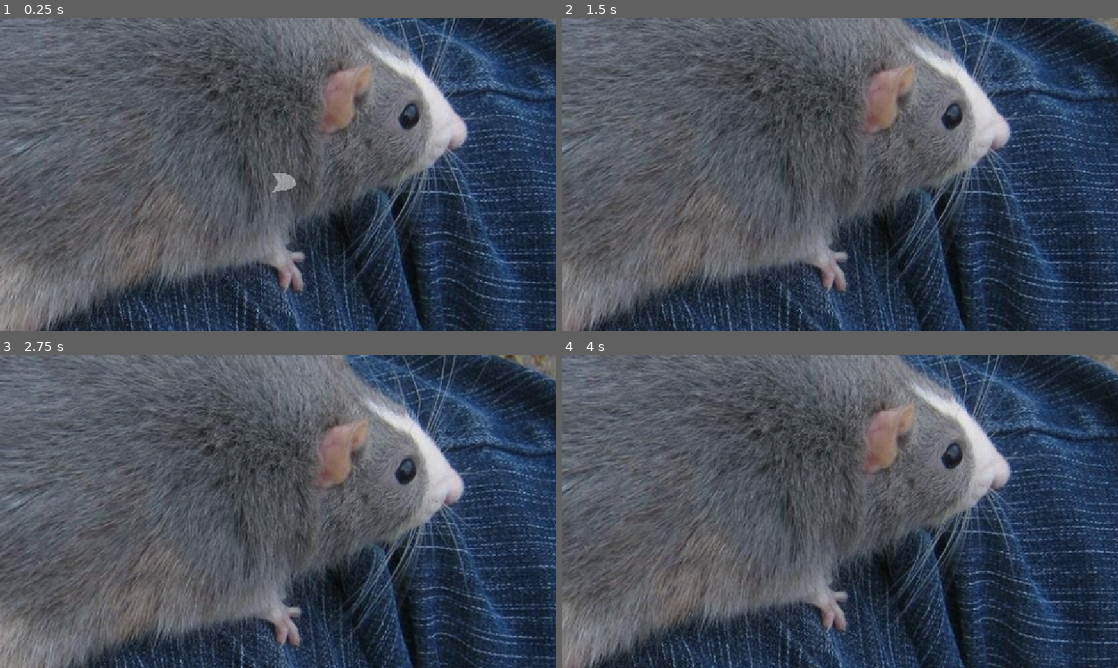
Above: before the commit, frames 1-4 (two rows, left to right).
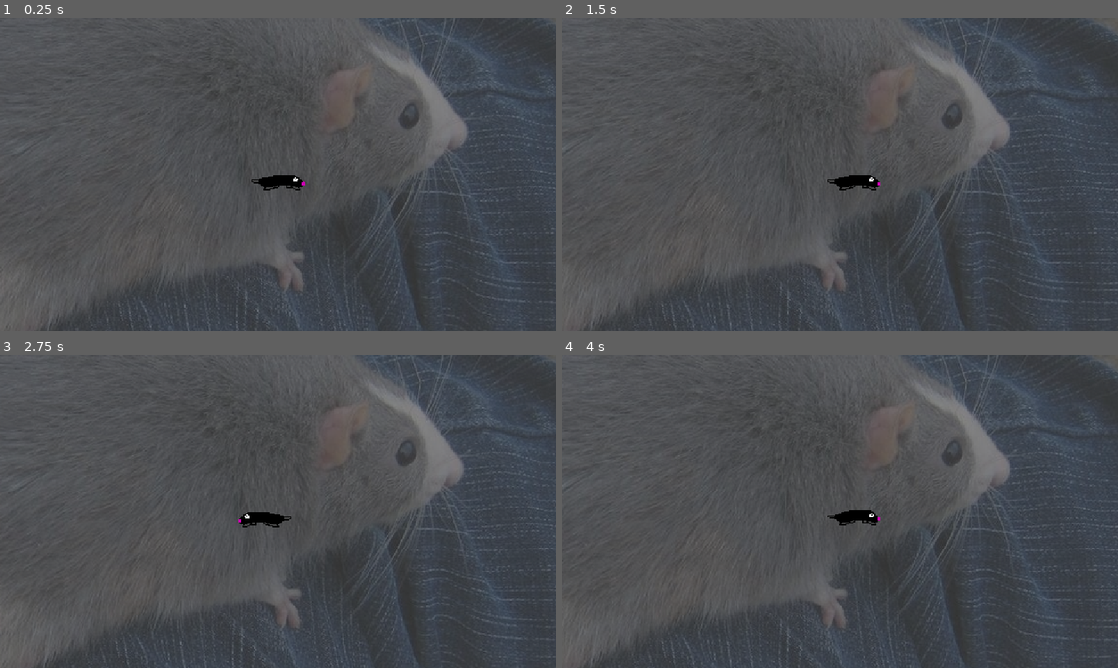
Above: after the commit, the same moments.

Repository: Logboy2000/Comp-Sci-30
Game: Godot game, scene res://testroom.tscn
The game is run twice, just before and just after one commit, with the same random seed, the same clock (stepped at 60 frames per second) and the same inputs.
Inputs:
- Up to frame 1 (0.25 s): no input
- Up to frame 2 (1.5 s): tap Enter at 0.5 s; hold Shift (run, bound only after the commit) 0.53-1.28 s; hold Right (right) from 0.53 s (still down); tap X (attack) at 0.6 s; tap Z (jump) at 0.77, 1.07 s; tap Shift (run, bound only after the commit) at 1.35 s
- Up to frame 3 (2.75 s): tap Z (jump) at 1.52, 1.55, 1.82 s; release Right (right) at 2.03 s; hold Left (left) from 2.03 s (still down); hold Z (jump) from 2.03 s (still down); tap X (attack) at 2.3 s
- Up to frame 4 (4 s): release Left (left) at 2.78 s; release Z (jump) at 2.78 s; hold Right (right) from 2.78 s (still down); tap X (attack) at 2.85 s; tap Z (jump) at 3.02, 3.32, 3.77, 3.8 s; tap Shift (run, bound only after the commit) at 3.05 s; hold Shift (run, bound only after the commit) from 3.53 s (still down)

The runs differ from the first frame. In frame 1, 45% of the frame differs, in the area x 0-100%, y 0-100%; in frame 2, 46%; in frame 3, 52%; in frame 4, 50%.

Commit message:
more rat

Diff:
--- a/final-project/player.gd
+++ b/final-project/player.gd
@@ -2,16 +2,23 @@
 
 #nodes
 @onready var sword = $Sword
+@onready var sprite: AnimatedSprite2D = $AnimatedSprite2D
 
 # movement variables
-@export var speed = 100.0
-@export var jump_velocity = -400.0
+@export_category("Horizontal Movement")
+@export var normal_top_speed = 100.0
+@export var run_top_speed = 150.0
+@export var accel = 100.0
+@export var friction = 2000.0
+
+@export_category("Vertical Movement")
+@export var jump_velocity = -200.0
+@export var pogo_velocity = -300.0
 @export var gravity = 980.0
-@export var friction = 2000.0
 @export var coyote_time = 0.15
 @export var jump_buffer_time = 0.1
-@export var pogo_velocity = -300.0
 @export var cap_fall_speed: bool = true
+@export var max_fall_speed = 300.0
 
 var gravity_multiplier = 1.0
 var is_jumping = false
@@ -27,8 +34,25 @@
 	update_sword_direction()
 
 func _physics_process(delta):
+	# Get input direction
+	var direction = Input.get_axis("left", "right")
+
+
+	if Input.is_action_pressed("run"):
+		pass
+
+	if direction != 0 and abs(velocity.x) < normal_top_speed:
+		# Set speed directly
+		velocity.x += direction * accel
+	else:
+		# Apply friction to slow down
+		velocity.x = move_toward(velocity.x, 0, friction * delta)
+
 	# Add gravity
 	if not is_on_floor():
+		if cap_fall_speed:
+			velocity.y = min(max_fall_speed, velocity.y)
+
 		velocity.y += gravity * gravity_multiplier * delta
 		# Apply jump cut gravity when jump button is released
 		if is_jumping and not Input.is_action_pressed("jump"):
@@ -61,14 +85,13 @@
 		coyote_timer = 0
 		jump_buffer_timer = 0
 
-	# Get input direction
-	var direction = Input.get_axis("left", "right")
 
 	# Update facing direction
 	if direction != 0:
 		facing_right = direction > 0
+		sprite.flip_h = !facing_right
 
-	update_sword_direction()
+
 
 	# Only update attack direction if not currently attacking
 	if not is_attacking:
@@ -96,15 +119,8 @@
 		is_attacking = true
 		sword.start_attack(attack_direction)
 
-	# Apply movement
-	if direction and abs(velocity.x) < speed:
-		# Set speed directly
-		velocity.x += direction * speed
-	else:
-		# Apply friction to slow down
-		velocity.x = move_toward(velocity.x, 0, friction * delta)
-
 	# Move the character
+	update_sword_direction()
 	move_and_slide()
 
 func update_sword_direction():
@@ -123,5 +139,7 @@
 	is_attacking = false
 
 func pogo():
+	if is_on_floor():
+		return
 	is_jumping = false
 	velocity.y = pogo_velocity
--- a/final-project/player.tscn
+++ b/final-project/player.tscn
@@ -1,20 +1,34 @@
-[gd_scene load_steps=4 format=3 uid="uid://b4hrdpl5dijvs"]
+[gd_scene load_steps=6 format=3 uid="uid://b4hrdpl5dijvs"]
 
 [ext_resource type="Script" uid="uid://bgnlnc30p3wb3" path="res://player.gd" id="1_4flbx"]
 [ext_resource type="PackedScene" uid="uid://bu7g5b5abhjrh" path="res://sword.tscn" id="2_onrkg"]
+[ext_resource type="Texture2D" uid="uid://bitv3xiijjhac" path="res://sprites/rat.png" id="3_i3pqv"]
 
 [sub_resource type="RectangleShape2D" id="RectangleShape2D_qk4a2"]
-size = Vector2(14.25, 7)
+size = Vector2(14, 7)
+
+[sub_resource type="SpriteFrames" id="SpriteFrames_hqtel"]
+animations = [{
+"frames": [{
+"duration": 1.0,
+"texture": ExtResource("3_i3pqv")
+}],
+"loop": true,
+"name": &"default",
+"speed": 5.0
+}]
 
 [node name="Player" type="CharacterBody2D"]
 collision_layer = 2
 script = ExtResource("1_4flbx")
 
 [node name="CollisionShape2D" type="CollisionShape2D" parent="."]
-position = Vector2(-0.125, 0)
 shape = SubResource("RectangleShape2D_qk4a2")
 debug_color = Color(0, 0.6, 0, 0.419608)
 
 [node name="Sword" parent="." instance=ExtResource("2_onrkg")]
 
+[node name="AnimatedSprite2D" type="AnimatedSprite2D" parent="."]
+sprite_frames = SubResource("SpriteFrames_hqtel")
+
 [connection signal="attack_finished" from="Sword" to="." method="_on_sword_attack_finished"]
--- a/final-project/project.godot
+++ b/final-project/project.godot
@@ -54,6 +54,11 @@
 "events": [Object(InputEventKey,"resource_local_to_scene":false,"resource_name":"","device":-1,"window_id":0,"alt_press …(195 unchanged characters)…
 ]
 }
+run={
+"deadzone": 0.2,
+"events": [Object(InputEventKey,"resource_local_to_scene":false,"resource_name":"","device":-1,"window_id":0,"alt_pressed":false,"shift_pressed":false,"ctrl_pressed":false,"meta_pressed":false,"pressed":false,"keycode":0,"physical_keycode":4194325,"key_label":0,"unicode":0,"location":0,"echo":false,"script":null)
+]
+}
 
 [layer_names]
 
@@ -62,4 +67,5 @@
 
 [rendering]
 
+textures/canvas_textures/default_texture_filter=0
 renderer/rendering_method="mobile"
--- a/final-project/sword.gd
+++ b/final-project/sword.gd
@@ -6,8 +6,8 @@
 @onready var hitbox: Area2D = $Hitbox
 
 @export var damage = 5.0
-@export var attack_cooldown = 0.1
-@export var attack_duration = 0.2
+@export var attack_cooldown = 0
+@export var attack_duration = 0.1
 @export var wall_knockback_force = 250.0
 @export var enemy_knockback = 500.0
 
--- a/final-project/sword.tscn
+++ b/final-project/sword.tscn
@@ -6,6 +6,7 @@
 script = ExtResource("1_2k4m3")
 
 [node name="Hitbox" type="Area2D" parent="."]
+visible = false
 position = Vector2(14, 0)
 collision_layer = 0
 collision_mask = 3
@@ -13,11 +14,13 @@
 monitorable = false
 
 [node name="CollisionShape2D" type="CollisionPolygon2D" parent="Hitbox"]
+position = Vector2(7, 0)
 scale = Vector2(2, 2)
 polygon = PackedVector2Array(-10, -5, -4, -5, 0, -3.5, 1.5, -1.5, 2.5, 1, -1, 3.5, -4.5, 4, -10, 5, -7, 0)
 
 [node name="Sprite" type="Polygon2D" parent="."]
-position = Vector2(14, 0)
+visible = false
+position = Vector2(21, 0)
 scale = Vector2(2, 2)
 color = Color(1, 1, 1, 0.415686)
 polygon = PackedVector2Array(-10, -5, -4, -5, 0, -3.5, 1.5, -1.5, 2.5, 1, -1, 3.5, -4.5, 4, -10, 5, -7, 0)
--- a/final-project/testroom.tscn
+++ b/final-project/testroom.tscn
@@ -19,10 +19,12 @@
 motion_scale = Vector2(0.3, 0.3)
 
 [node name="Bigrat" type="Sprite2D" parent="ParallaxBackground/ParallaxLayer"]
+modulate = Color(1, 1, 1, 0.352941)
 position = Vector2(14, 90)
 texture = ExtResource("1_dwq1p")
 
 [node name="Player" parent="." instance=ExtResource("1_q11y4")]
+max_fall_speed = 300.0
 
 [node name="Camera2D" type="Camera2D" parent="Player"]
 zoom = Vector2(2, 2)
Binary file added: final-project/sprites/rat.png
Not shown, added: final-project/sprites/rat.png.import
Not shown, added: final-project/sprites/rat.pxo
